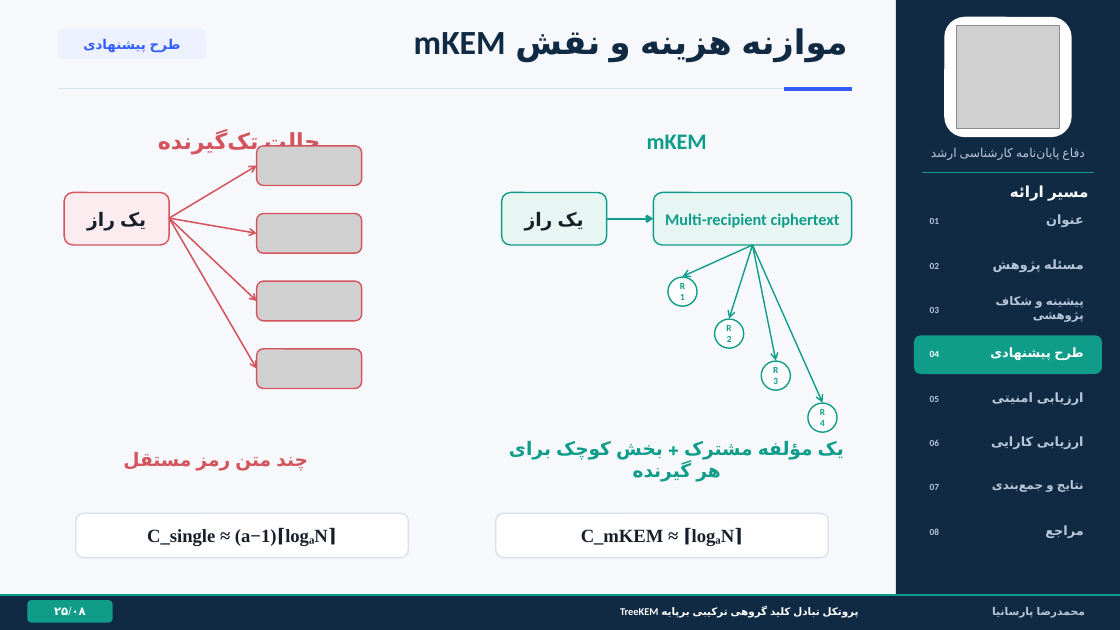
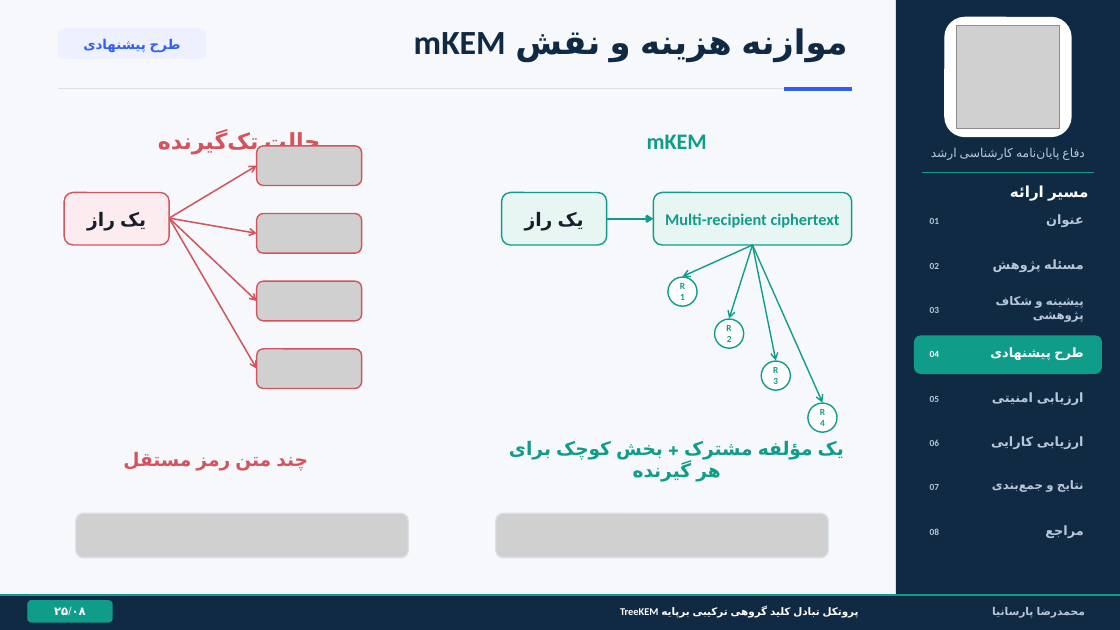
Before and after one commit to Parsania80/Master-Hybrid-MLS, a slide deck: slide 8 of ترم 4/DefensePowerPoint/Thesis_Defense_Final.pptx. Drawn at 1120x630 pixels with LibreOffice and Linux fonts; fonts in the diff are those of the drawing; grey boxes stand for pictures. Boxes give left, top, right and bottom in pixels: in the first picture for what was removed or moved away, otherwise in the second. Text is boxed around its words. In the diff, an @@ line names an element or a change of style, - is before the commit and + after.

```diff
--- a/ترم 4/DefensePowerPoint/Thesis_Defense_Final.pptx
+++ b/ترم 4/DefensePowerPoint/Thesis_Defense_Final.pptx
@@ rounded rectangle removed at (x1=76, y1=513, x2=408, y2=558) @@
-C_single ≈ (a−1)⌈logₐN⌉
@@ picture added at (x1=76, y1=513, x2=408, y2=558) @@
@@ rounded rectangle removed at (x1=496, y1=513, x2=828, y2=558) @@
-C_mKEM ≈ ⌈logₐN⌉
@@ picture added at (x1=496, y1=513, x2=828, y2=558) @@
```
Also in this commit, not shown: 1 other slide changed, 1 other file.
